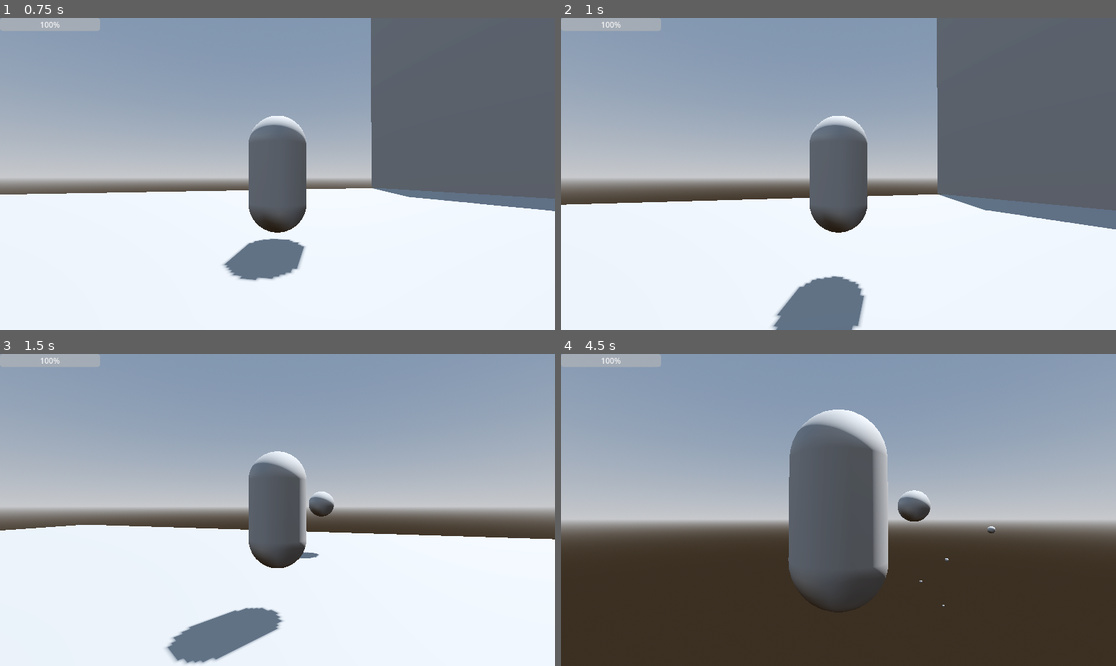
Above: before the commit, frames 1-4 (two rows, left to right).
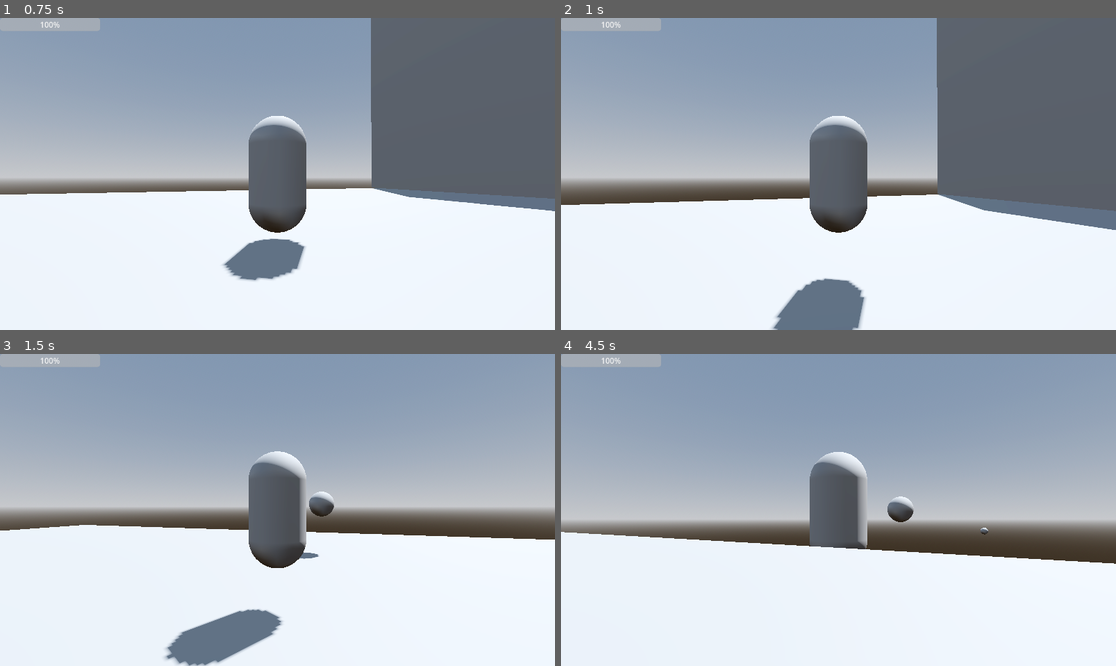
Above: after the commit, the same moments.

Repository: devMatkinson/3d-Godot-game
Game: Godot game, scene res://world.tscn
Same seed, same stepped clock (60 frames per second), same inputs: the game is played once before the commit and once after it.
Inputs (mouse positions are in pixels of both pictures, inside the frame that each line leads up to):
- Up to frame 1 (0.75 s): tap Enter (ui_accept) at 0.5 s; move the mouse to (305, 174) at 0.52 s; hold W (ui_up) from 0.53 s (still down); click (305, 174) at 0.6 s
- Up to frame 2 (1 s): keep holding W (ui_up); tap Enter (ui_accept) at 0.77 s
- Up to frame 3 (1.5 s): keep holding W (ui_up); move the mouse to (249, 510) at 1.27 s; click (249, 510) at 1.35 s
- Up to frame 4 (4.5 s): keep holding W (ui_up); tap Enter (ui_accept) at 1.52, 3.02, 3.77 s; move the mouse to (849, 503) at 2.02 s; click (849, 503) at 2.1 s; move the mouse to (832, 516) at 2.77 s; click (832, 516) at 2.85 s; move the mouse to (877, 513) at 3.52 s; click (877, 513) at 3.6 s; move the mouse to (794, 506) at 4.27 s; click (794, 506) at 4.35 s

Frame 1 is identical in both runs. In frame 2, 0.4% of the frame differs, in the area x 1-100%, y 56-100%; in frame 3, 0.6%; in frame 4, 43%, in the area x 0-100%, y 17-100%.

Commit message:
Work on the enemy

Diff:
--- a/enemy.gd
+++ b/enemy.gd
@@ -1,6 +1,6 @@
 extends RigidBody3D
 
-const SPEED = 100.0
+const SPEED = 25.0
 var player_detected = false
 var player = null
 var health = 10
@@ -28,3 +28,8 @@
 		player = area
 		player_detected = true
 	pass # Replace with function body.
+
+
+func _on_player_detect_area_exited(area):
+	player_detected = false
+	pass # Replace with function body.
--- a/enemy.tscn
+++ b/enemy.tscn
@@ -27,7 +27,99 @@
 
 [sub_resource type="SphereShape3D" id="SphereShape3D_0qwej"]
 
+[sub_resource type="Animation" id="Animation_isb1f"]
+resource_name = "Punch"
+length = 0.5
+loop_mode = 1
+tracks/0/type = "value"
+tracks/0/imported = false
+tracks/0/enabled = true
+tracks/0/path = NodePath("CollisionShape3D3/Area3D/CollisionShape3D2:position")
+tracks/0/interp = 1
+tracks/0/loop_wrap = true
+tracks/0/keys = {
+"times": PackedFloat32Array(0, 0.1, 0.2),
+"transitions": PackedFloat32Array(1, 1, 1),
+"update": 0,
+"values": [Vector3(0, 0.502293, -0.535737), Vector3(0, 0, 0), Vector3(0.00134134, 0.502293, -0.535737)]
+}
+tracks/1/type = "value"
+tracks/1/imported = false
+tracks/1/enabled = true
+tracks/1/path = NodePath("CollisionShape3D3:position")
+tracks/1/interp = 1
+tracks/1/loop_wrap = true
+tracks/1/keys = {
+"times": PackedFloat32Array(0, 0.1, 0.2),
+"transitions": PackedFloat32Array(1, 1, 1),
+"update": 0,
+"values": [Vector3(1.16415e-10, 0.502293, -0.535737), Vector3(1.5969, 0.502293, -0.535737), Vector3(0, 0.502, -0.536)]
+}
+tracks/2/type = "value"
+tracks/2/imported = false
+tracks/2/enabled = true
+tracks/2/path = NodePath("CollisionShape3D3/Area3D:position")
+tracks/2/interp = 1
+tracks/2/loop_wrap = true
+tracks/2/keys = {
+"times": PackedFloat32Array(0.1),
+"transitions": PackedFloat32Array(1),
+"update": 0,
+"values": [Vector3(0, 0, 0)]
+}
+
+[sub_resource type="Animation" id="Animation_qq3u3"]
+length = 0.001
+tracks/0/type = "value"
+tracks/0/imported = false
+tracks/0/enabled = true
+tracks/0/path = NodePath("CollisionShape3D3/Area3D/CollisionShape3D2:position")
+tracks/0/interp = 1
+tracks/0/loop_wrap = true
+tracks/0/keys = {
+"times": PackedFloat32Array(0),
+"transitions": PackedFloat32Array(1),
+"update": 0,
+"values": [Vector3(0, 0.502293, -0.535737)]
+}
+tracks/1/type = "value"
+tracks/1/imported = false
+tracks/1/enabled = true
+tracks/1/path = NodePath("CollisionShape3D3:position")
+tracks/1/interp = 1
+tracks/1/loop_wrap = true
+tracks/1/keys = {
+"times": PackedFloat32Array(0),
+"transitions": PackedFloat32Array(1),
+"update": 0,
+"values": [Vector3(1.16415e-10, 0.502293, -0.535737)]
+}
+tracks/2/type = "value"
+tracks/2/imported = false
+tracks/2/enabled = true
+tracks/2/path = NodePath("CollisionShape3D3/Area3D:position")
+tracks/2/interp = 1
+tracks/2/loop_wrap = true
+tracks/2/keys = {
+"times": PackedFloat32Array(0),
+"transitions": PackedFloat32Array(1),
+"update": 0,
+"values": [Vector3(0, 0, 0)]
+}
+
+[sub_resource type="AnimationLibrary" id="AnimationLibrary_3ijsq"]
+_data = {
+"Punch": SubResource("Animation_isb1f"),
+"RESET": SubResource("Animation_qq3u3")
+}
+
+[sub_resource type="SphereShape3D" id="SphereShape3D_lpmf5"]
+
+[sub_resource type="SphereMesh" id="SphereMesh_ggtgn"]
+
 [node name="Enemy" type="RigidBody3D" groups=["Enemy"]]
+axis_lock_angular_x = true
+axis_lock_angular_z = true
 script = ExtResource("1_ufy4t")
 
 [node name="MeshInstance3D" type="MeshInstance3D" parent="."]
@@ -58,5 +150,26 @@
 [node name="Skeleton3D" type="Skeleton3D" parent="MeshInstance3D2"]
 transform = Transform3D(1, 0, 0, 0, 1, 0, 0, 0, 1, 0, -1.43797, 0)
 
+[node name="AnimationPlayer" type="AnimationPlayer" parent="."]
+libraries = {
+"": SubResource("AnimationLibrary_3ijsq")
+}
+autoplay = "Punch"
+
+[node name="CollisionShape3D3" type="CollisionShape3D" parent="."]
+transform = Transform3D(1, 0, 0, 0, 1, 0, 0, 0, 1, 1.16415e-10, 0.502293, -0.535737)
+shape = SubResource("SphereShape3D_lpmf5")
+
+[node name="Area3D" type="Area3D" parent="CollisionShape3D3" groups=["Enemy"]]
+
+[node name="CollisionShape3D2" type="CollisionShape3D" parent="CollisionShape3D3/Area3D"]
+transform = Transform3D(1, 0, 0, 0, 1, 0, 0, 0, 1, 0, 0.502293, -0.535737)
+shape = SubResource("SphereShape3D_lpmf5")
+
+[node name="Fist" type="MeshInstance3D" parent="CollisionShape3D3/Area3D/CollisionShape3D2"]
+mesh = SubResource("SphereMesh_ggtgn")
+skeleton = NodePath("../../../../AnimationPlayer")
+
 [connection signal="area_entered" from="Hitbox" to="." method="_on_hitbox_area_entered"]
 [connection signal="area_entered" from="PlayerDetect" to="." method="_on_player_detect_area_entered"]
+[connection signal="area_exited" from="PlayerDetect" to="." method="_on_player_detect_area_exited"]
--- a/node_3d.tscn
+++ b/node_3d.tscn
@@ -1,12 +1,10 @@
-[gd_scene load_steps=8 format=3 uid="uid://dc82hbvarpijh"]
+[gd_scene load_steps=11 format=3 uid="uid://dc82hbvarpijh"]
 
 [ext_resource type="Script" path="res://SpringArm3D.gd" id="1_ly25c"]
 [ext_resource type="Script" path="res://player.gd" id="1_n01w1"]
 [ext_resource type="Script" path="res://Camera3D.gd" id="3_bpm77"]
 
-[sub_resource type="CapsuleShape3D" id="CapsuleShape3D_q7ec2"]
-radius = 0.545204
-height = 2.02403
+[sub_resource type="CapsuleShape3D" id="CapsuleShape3D_xqfy4"]
 
 [sub_resource type="CapsuleMesh" id="CapsuleMesh_yw86l"]
 
@@ -14,13 +12,48 @@
 
 [sub_resource type="CapsuleShape3D" id="CapsuleShape3D_jnyqa"]
 
+[sub_resource type="Animation" id="Animation_lqxwy"]
+resource_name = "game over"
+tracks/0/type = "value"
+tracks/0/imported = false
+tracks/0/enabled = true
+tracks/0/path = NodePath("MeshInstance3D:rotation")
+tracks/0/interp = 1
+tracks/0/loop_wrap = true
+tracks/0/keys = {
+"times": PackedFloat32Array(0, 0.6),
+"transitions": PackedFloat32Array(1, 1),
+"update": 0,
+"values": [Vector3(0, 0, 0), Vector3(0, 0, 1.5708)]
+}
+
+[sub_resource type="Animation" id="Animation_bc4tx"]
+length = 0.001
+tracks/0/type = "value"
+tracks/0/imported = false
+tracks/0/enabled = true
+tracks/0/path = NodePath("MeshInstance3D:rotation")
+tracks/0/interp = 1
+tracks/0/loop_wrap = true
+tracks/0/keys = {
+"times": PackedFloat32Array(0),
+"transitions": PackedFloat32Array(1),
+"update": 0,
+"values": [Vector3(0, 0, 0)]
+}
+
+[sub_resource type="AnimationLibrary" id="AnimationLibrary_u1pl5"]
+_data = {
+"RESET": SubResource("Animation_bc4tx"),
+"game over": SubResource("Animation_lqxwy")
+}
+
 [node name="Player" type="CharacterBody3D" groups=["player"]]
 transform = Transform3D(1, 0, 0, 0, 1, 0, 0, 0, 1, -0.0248475, -0.00919414, 0.0613169)
 script = ExtResource("1_n01w1")
 
 [node name="CollisionShape3D" type="CollisionShape3D" parent="." groups=["Player"]]
-transform = Transform3D(1, 0, 0, 0, 1, 0, 0, 0, 0.999999, -0.0358795, 0.0349729, 0.0151815)
-shape = SubResource("CapsuleShape3D_q7ec2")
+shape = SubResource("CapsuleShape3D_xqfy4")
 
 [node name="SpringArm3D" type="SpringArm3D" parent="." groups=["Spring"]]
 spring_length = 4.0
@@ -37,7 +70,7 @@
 mesh = SubResource("CapsuleMesh_yw86l")
 
 [node name="Marker3D" type="Marker3D" parent="MeshInstance3D"]
-transform = Transform3D(1, 0, 0, 0, 1, 0, 0, 0, 1, 0, 0, 1.04587)
+transform = Transform3D(1, 0, 0, 0, 1, 0, 0, 0, 1, 0, 0, 1.18295)
 
 [node name="MeshInstance3D" type="MeshInstance3D" parent="MeshInstance3D/Marker3D"]
 mesh = SubResource("PlaceholderMesh_wnrtx")
@@ -45,7 +78,6 @@
 [node name="Area3D" type="Area3D" parent="." groups=["player"]]
 
 [node name="CollisionShape3D" type="CollisionShape3D" parent="Area3D"]
-transform = Transform3D(1, 0, 0, 0, 1, 0, 0, 0, 1, 0, 0, 0.00962907)
 shape = SubResource("CapsuleShape3D_jnyqa")
 
 [node name="Timer" type="Timer" parent="."]
@@ -56,6 +88,11 @@
 offset_bottom = 27.0
 value = 100.0
 
+[node name="AnimationPlayer" type="AnimationPlayer" parent="."]
+libraries = {
+"": SubResource("AnimationLibrary_u1pl5")
+}
+
 [connection signal="area_entered" from="Area3D" to="." method="_on_area_3d_area_entered"]
 [connection signal="area_exited" from="Area3D" to="." method="_on_area_3d_area_exited"]
 [connection signal="body_entered" from="Area3D" to="." method="_on_area_3d_body_entered"]
--- a/player.gd
+++ b/player.gd
@@ -10,10 +10,14 @@
 var object_class = preload("res://ball.tscn")
 # Get the gravity from the project settings to be synced with RigidBody nodes.
 var gravity = ProjectSettings.get_setting("physics/3d/default_gravity")
+var is_alive = true
 
 
 func _physics_process(delta):
 	# Add the gravity.
+	if !is_alive:
+		return
+
 	if not is_on_floor():
 		velocity.y -= gravity * delta
 
@@ -41,20 +45,29 @@
 	move_and_slide()
 
 
-func _on_area_3d_area_entered(area):
+func _on_area_3d_area_entered(body):
 	$Timer.start()
 	$Timer.paused = false
 	pass # Replace with function body.
 
 
 func _on_timer_timeout():
-	player_health-=1
+	player_health-= 1
 	$ProgressBar.value = player_health * 10
+	if player_health <= 0:
+		is_alive = false
+		$AnimationPlayer. play("game over")
+		$Timer.paused =true
 	pass # Replace with function body.
 
 
 func _on_area_3d_body_entered(body):
-	#$Timer.start()
+	print('body entered')
+	if body.is_in_group('Enemy'):
+
+		velocity = body.linear_velocity * 10
+		velocity.y = 0
+		move_and_slide()
 	pass # Replace with function body.
 
 
--- a/world.tscn
+++ b/world.tscn
@@ -90,7 +90,7 @@
 transform = Transform3D(1, 0, 0, 0, 1, 0, 0, 0, 1, -0.0816231, -0.11507, 0.0458555)
 
 [node name="CollisionShape3D" type="CollisionShape3D" parent="MeshInstance3D4/StaticBody3D"]
-transform = Transform3D(1, 0, 0, 0, 1, 0, 0, 0, 1, 0.0835266, 0.11478, -0.0534048)
+transform = Transform3D(1, 0, 0, 0, 1, 0, 0, 0, 1, 0.0937625, 0.104626, -0.0519865)
 shape = SubResource("BoxShape3D_udfnu")
 
 [node name="Player" parent="." instance=ExtResource("1_v74uh")]
Not shown: 1 places in enemy.tscn that only renumber resources
